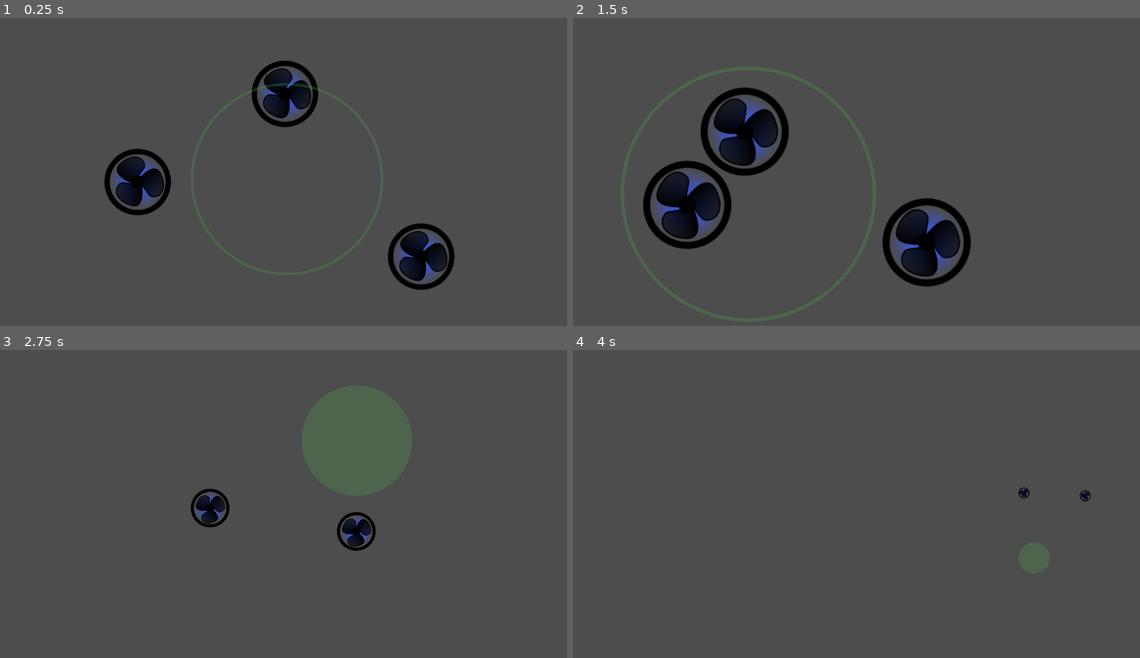
Above: before the commit, frames 1-4 (two rows, left to right).
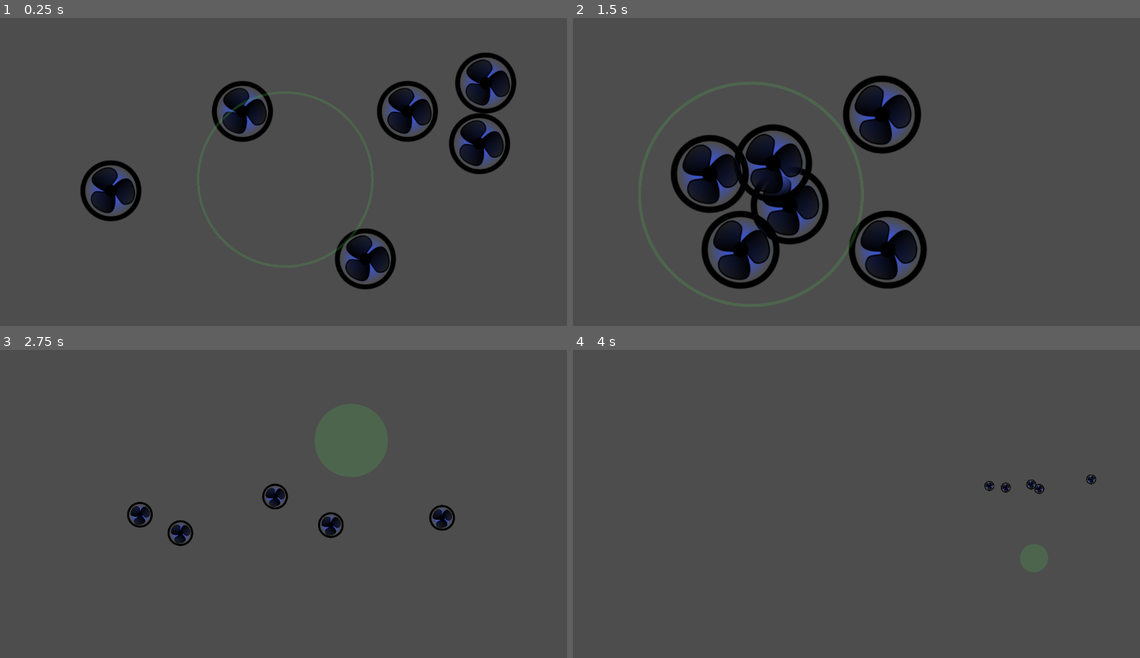
Above: after the commit, the same moments.

Repository: mgiuca/patient-zero
Game: Godot game, scene res://scenes/level.tscn
The game is run twice, just before and just after one commit, with the same random seed, the same clock (stepped at 60 frames per second) and the same inputs.
Inputs (mouse positions are in pixels of both pictures, inside the frame that each line leads up to):
- Up to frame 1 (0.25 s): no input
- Up to frame 2 (1.5 s): move the mouse to (986, 162) at 0.52 s; press the mouse at (986, 162) at 0.53 s; move the mouse to (743, 193) at 1.27 s; release the mouse at (743, 193) at 1.28 s; click (743, 193) at 1.35 s
- Up to frame 3 (2.75 s): move the mouse to (345, 439) at 2.02 s; press the mouse at (345, 439) at 2.03 s
- Up to frame 4 (4 s): move the mouse to (828, 574) at 2.77 s; release the mouse at (828, 574) at 2.78 s; click (828, 574) at 2.85 s; move the mouse to (1032, 559) at 3.52 s; press the mouse at (1032, 559) at 3.53 s

The runs differ from the first frame. In frame 1, 12% of the frame differs, in the area x 14-92%, y 11-89%; in frame 2, 17%, in the area x 12-71%, y 18-88%; in frame 3, 2.5%; in frame 4, 0.3%.

Commit message:
Added more bots so you can play with the system.

Diff:
--- a/scenes/level.gd
+++ b/scenes/level.gd
@@ -7,7 +7,7 @@
 
 func _ready():
   # TODO: Dynamic bots.
-  bots = [$Bot1, $Bot2, $Bot3]
+  bots = [$Bot1, $Bot2, $Bot3, $Bot4, $Bot5, $Bot6]
 
 func _process(delta):
   # Gets the mouse position in global coordinates, based on the location
--- a/scenes/level.tscn
+++ b/scenes/level.tscn
@@ -21,3 +21,12 @@
 
 [node name="Bot3" parent="." instance=ExtResource("1_g5p31")]
 position = Vector2(-38, -180)
+
+[node name="Bot4" parent="." instance=ExtResource("1_g5p31")]
+position = Vector2(315, -180)
+
+[node name="Bot5" parent="." instance=ExtResource("1_g5p31")]
+position = Vector2(463, -116)
+
+[node name="Bot6" parent="." instance=ExtResource("1_g5p31")]
+position = Vector2(476, -237)
